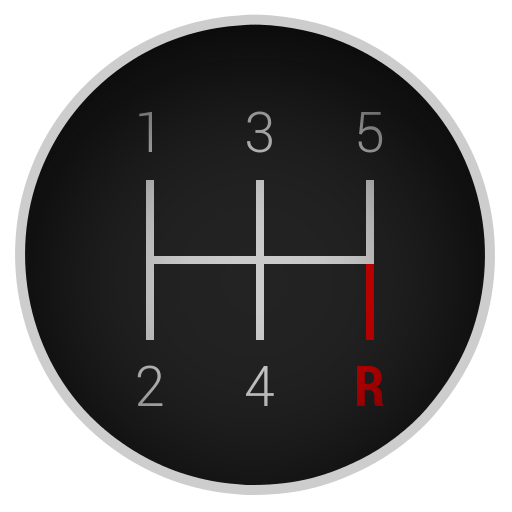
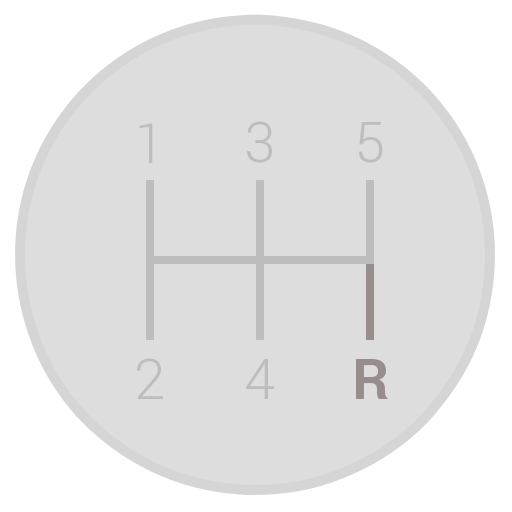
Revision of a layered 512x512 image; what changed, layer by layer:
added group "Watermark" with 13 layers above "Regular" over [15, 14, 495, 495]
added group "Outer" with 2 layers in group "Watermark" over [15, 14, 495, 495]
added layer "outer border #1" in group "Outer" over [15, 14, 495, 495]
added group "Gears group" with 8 layers in group "Watermark" over [137, 121, 388, 399]
added layer "4 #1" in group "Gears group" over [246, 359, 274, 399]
added layer "2 #1" in group "Gears group" over [137, 358, 163, 399]
added layer "5 #1" in group "Gears group" over [359, 122, 383, 163]
added layer "3 #1" in group "Gears group" over [247, 121, 272, 163]
added layer "1 #1" in group "Gears group" over [139, 123, 153, 163]
added layer "R #1" (70%) in group "Gears group" over [356, 359, 388, 399]
added layer "Reverse Gear" (70%) in group "Gears group" over [366, 264, 374, 340]
added layer "Gears #1" in group "Gears group" over [146, 180, 374, 340]
added layer "background #1" in group "Watermark" over [22, 22, 488, 488]
moved "outer border" into group "Regular" over [15, 14, 495, 495]
moved "Layer" into group "Regular" over [22, 22, 488, 488]
moved "4" into group "Regular" over [245, 366, 274, 406]
moved "2" into group "Regular" over [137, 365, 163, 406]
moved "5" into group "Regular" over [358, 112, 383, 153]
moved "3" into group "Regular" over [247, 111, 272, 153]
moved "1" into group "Regular" over [139, 111, 153, 152]
moved "R" into group "Regular" over [357, 366, 384, 406]
moved "Gears" into group "Regular" over [146, 180, 374, 340]
moved "background" into group "Regular" over [22, 22, 488, 488]
